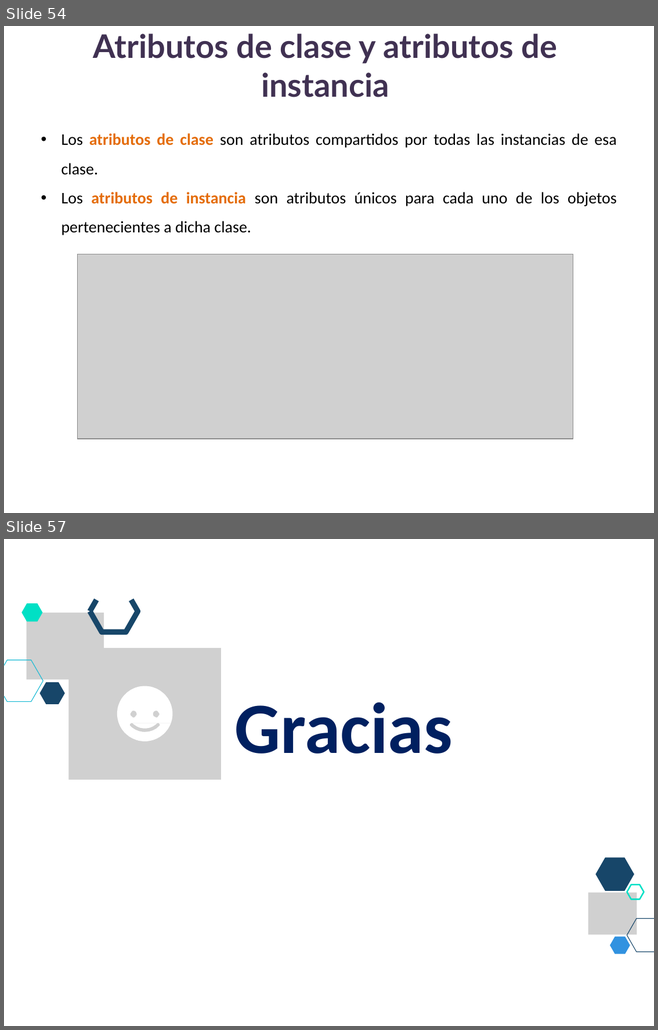
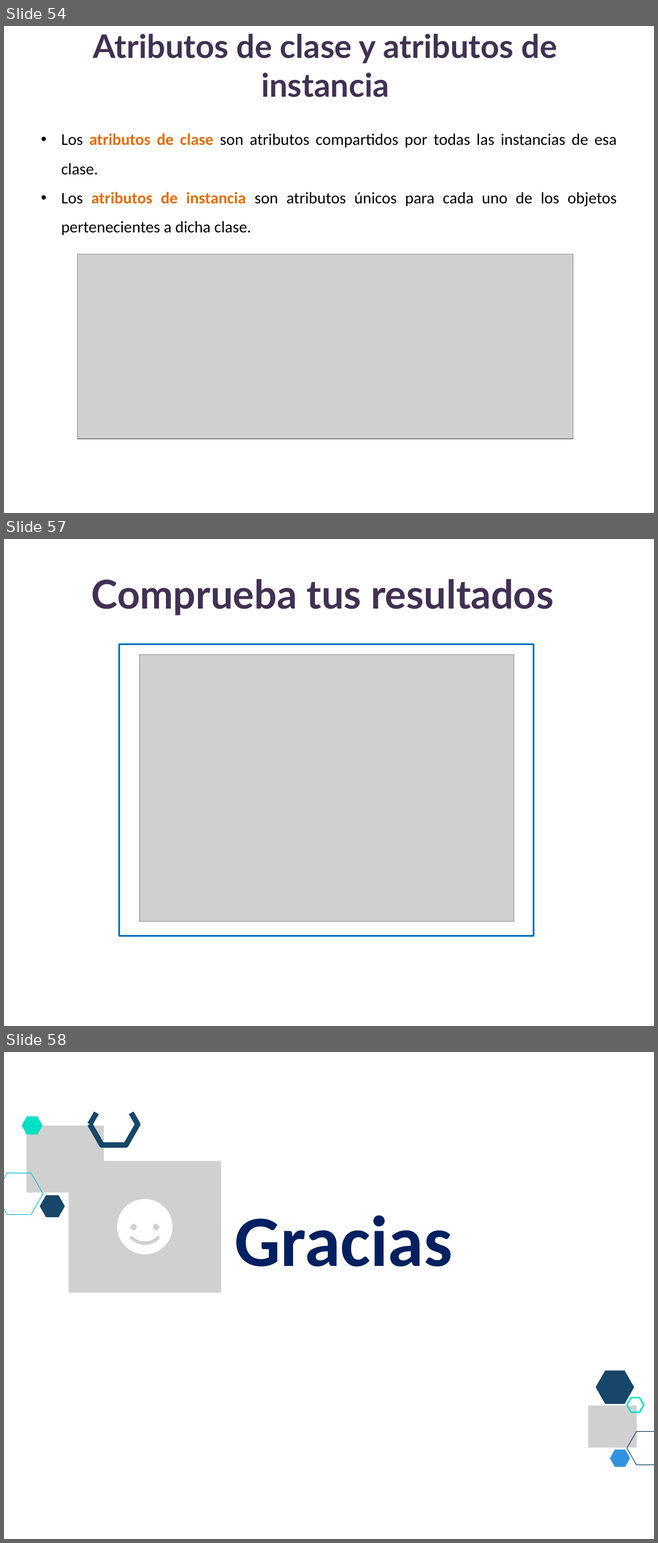
Before and after one commit to lizetheP/Analitica, a slide deck: CalendarioAgo25/presentaciones/14_POO.pptx. Shown one above the other, each under a label of ours: slides 54 and 57 before the commit, slides 54, 57 and 58 after it; the slides between them are not shown. The pictures are 658x1030 and 658x1543 pixels, drawn with LibreOffice and Linux fonts; fonts in the diff are those of the drawing; grey boxes stand for pictures. Boxes give left, top, right and bottom in pixels: in the first picture for what was removed or moved away, otherwise in the second. Text is boxed around its words. In the diff, an @@ line names an element or a change of style, - is before the commit and + after.

```diff
--- a/CalendarioAgo25/presentaciones/14_POO.pptx
+++ b/CalendarioAgo25/presentaciones/14_POO.pptx
@@ slide 57 added at [4, 539, 654, 1026], background #FFFFFF @@
@@ title added at [92, 579, 553, 616], 44 pt, text #403152, bold @@
+Comprueba tus resultados
@@ rectangle added at [119, 644, 534, 936], outline #0070C0 2 pt @@
@@ picture added at [140, 654, 514, 921] @@
@@ what was slide 57 is now slide 58 @@
```
Also in this commit, not shown: 5 slides changed, 3 other files.
